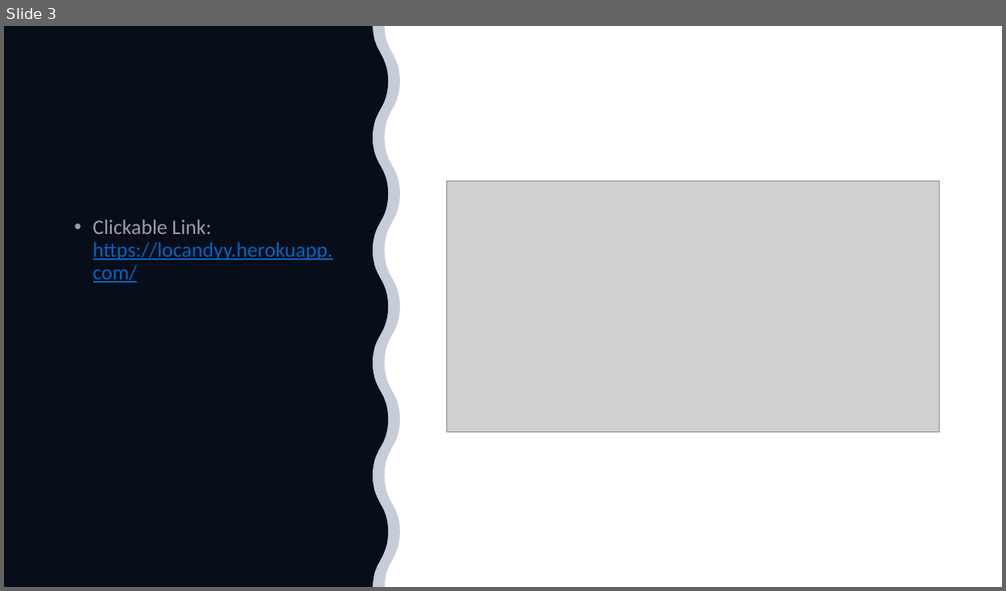
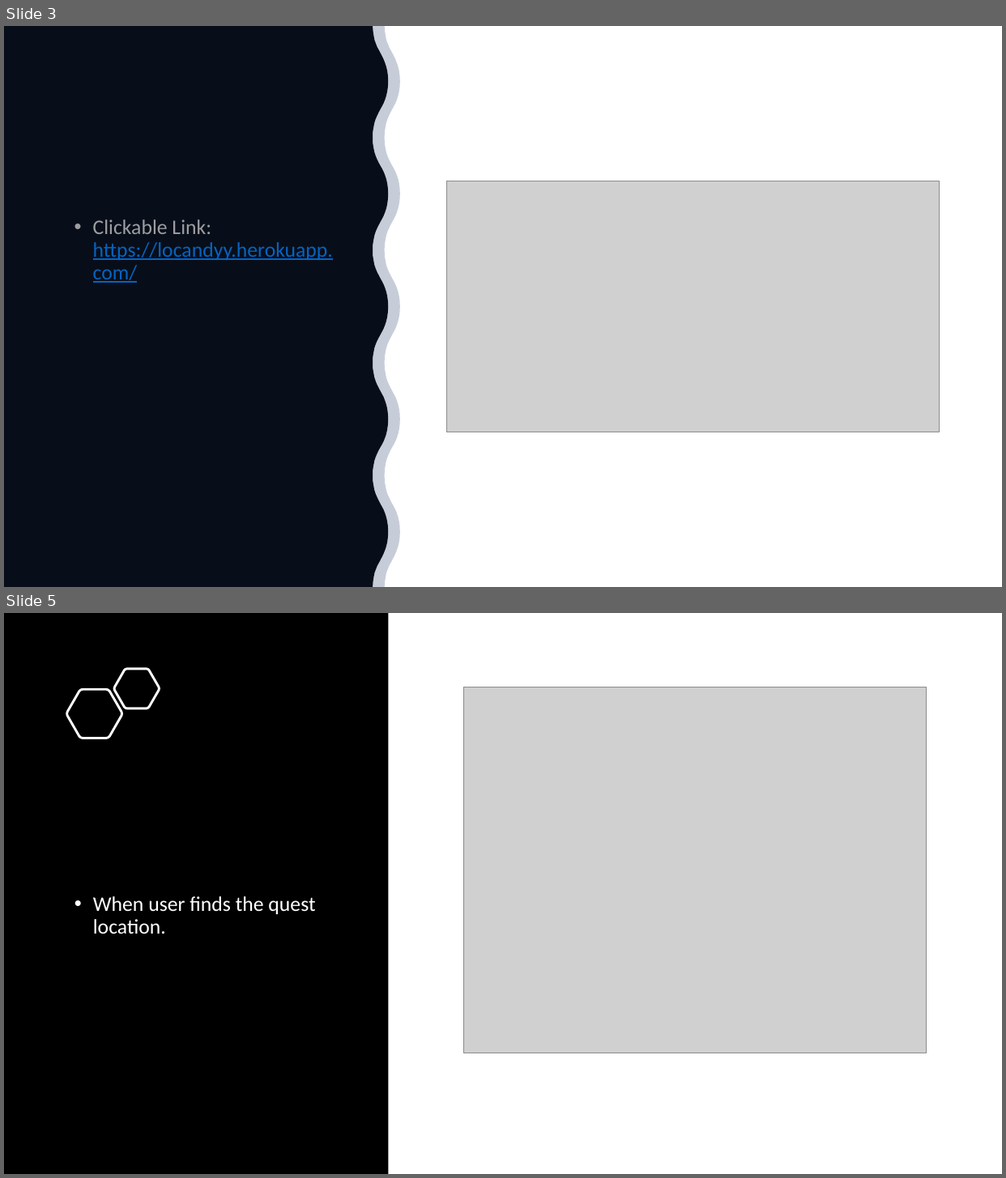
Before and after one commit to Chandupolisetty/Locandyy, a slide deck: Group10.pptx. Shown one above the other, each under a label of ours: slide 3 before the commit, slides 3 and 5 after it; the slides between them are not shown. The pictures are 1006x591 and 1006x1178 pixels, drawn with LibreOffice and Linux fonts; fonts in the diff are those of the drawing; grey boxes stand for pictures. Boxes give left, top, right and bottom in pixels: in the first picture for what was removed or moved away, otherwise in the second. Text is boxed around its words. In the diff, an @@ line names an element or a change of style, - is before the commit and + after.

Commit message:
updated ppt with screenshot after we find quest

```diff
--- a/Group10.pptx
+++ b/Group10.pptx
@@ slide 5 added at (4, 613, 1002, 1174), background #FFFFFF @@
@@ rectangle added at (4, 613, 388, 1174), fill #000000 @@
@@ freeform shape added at (114, 669, 159, 709), outline #FFFFFF 2.25 pt @@
@@ freeform shape added at (67, 689, 122, 738), outline #FFFFFF 2.25 pt @@
@@ picture added at (463, 687, 927, 1053) @@
@@ text added at (93, 897, 315, 934), 20 pt, text #FFFFFF @@
+• When user finds the quest location.
```
Also in this commit, not shown: 1 slide changed.
